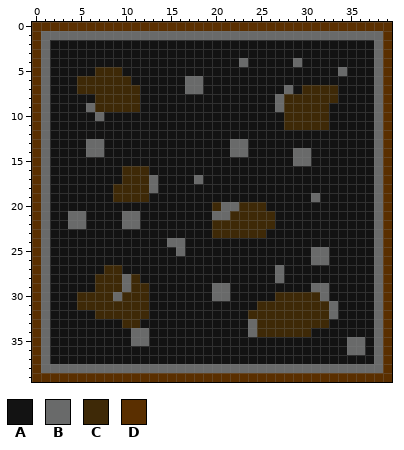
A pixel-art sprite gets an edit: FrontEnd/public/images/onlineCellSprite2.png. Above is the file before it was changed.
The file is 40x40 pixels.
Palette (. is transparent): A #131313  B #696a6a  C #3e2907  D #5a2f00
Now the later version:
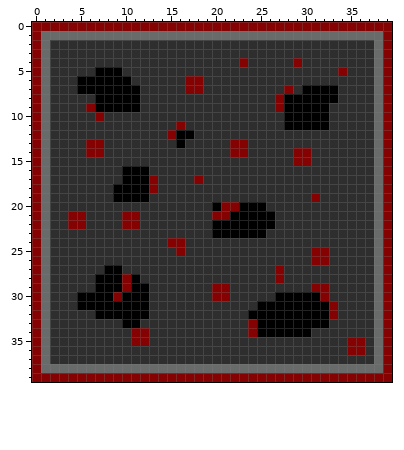
What changed:
Colour A changes from #131313 to #2e2e2e.
Colour C changes from #3e2907 to #000000.
Colour D changes from #5a2f00 to #850202.
The author changed colour A to colour C in row 12 at x 16 to 17; in row 13 at x 16.
The author changed colour A to colour D in row 11 at x 16; in row 12 at x 15.
The author changed colour B to colour D in row 4 at x 23 and 29; in row 5 at x 34; in row 6 at x 17 to 18; in row 7 at x 17 to 18 and 28; in row 8 at x 27; in row 9 at x 6 and 27.
The author changed colour B to colour D in row 10 at x 7; in row 13 at x 6 to 7 and 22 to 23; in row 14 at x 6 to 7, 22 to 23 and 29 to 30; in row 15 at x 29 to 30; in row 17 at x 13 and 18; in row 18 at x 13.
The author changed colour B to colour D in row 19 at x 31; in row 20 at x 21 to 22; in row 21 at x 4 to 5, 10 to 11 and 20 to 21; in row 22 at x 4 to 5 and 10 to 11; in row 24 at x 15 to 16; in row 25 at x 16 and 31 to 32.
The author changed colour B to colour D in row 26 at x 31 to 32; in row 27 at x 27; in row 28 at x 10 and 27; in row 29 at x 10, 20 to 21 and 31 to 32; in row 30 at x 9, 20 to 21 and 32; in rows 31 to 32 at x 33.
The author changed colour B to colour D in row 33 at x 24; in row 34 at x 11 to 12 and 24; in row 35 at x 11 to 12 and 35 to 36; in row 36 at x 35 to 36.
Where, in picture pixels (left, top, right, bottom), the same in both pictures:
changed: (32, 22, 392, 382)
